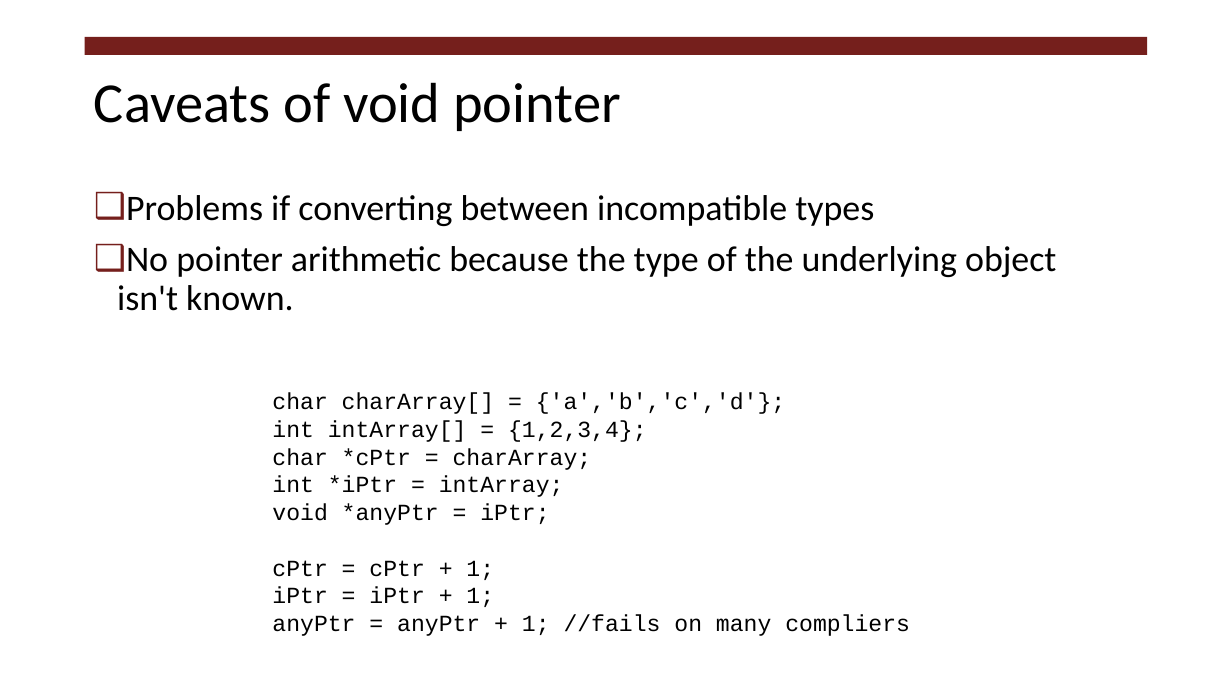
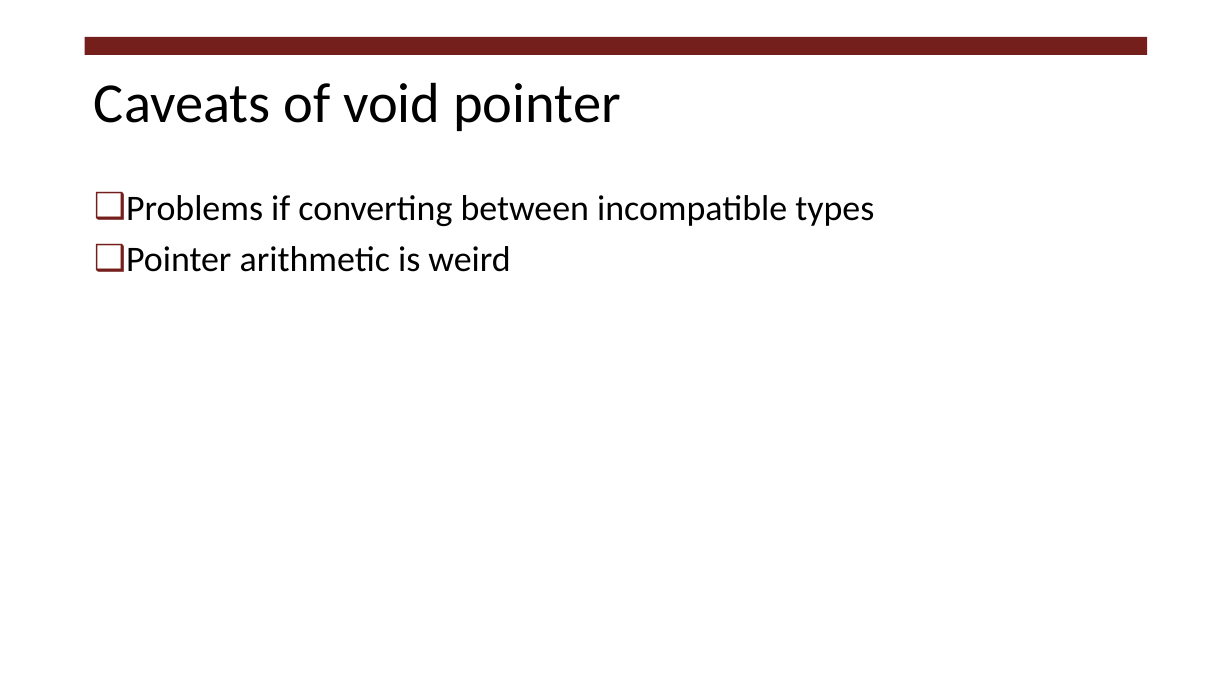
Before and after one commit to RHIT-CSSE/csse332, a slide deck: slide 6 of ClassMaterials/C_Pointers/C_KeyConcepts.pptx. Drawn at 1232x693 pixels with LibreOffice and Linux fonts; fonts in the diff are those of the drawing. Boxes give left, top, right and bottom in pixels: in the first picture for what was removed or moved away, otherwise in the second. Text is boxed around its words. In the diff, an @@ line names an element or a change of style, - is before the commit and + after.

```diff
--- a/ClassMaterials/C_Pointers/C_KeyConcepts.pptx
+++ b/ClassMaterials/C_Pointers/C_KeyConcepts.pptx
@@ text at bbox=[126, 246, 510, 272]: text changed @@
-❑ No pointer arithmetic because the type of the underlying object isn't known.
+❑ Pointer arithmetic is weird
@@ text removed at bbox=[272, 393, 910, 636] @@
-char charArray[] = {'a','b','c','d'};
-int intArray[] = {1,2,3,4};
-char *cPtr = charArray;
-int *iPtr = intArray;
-void *anyPtr = iPtr;
-cPtr = cPtr + 1;
-iPtr = iPtr + 1;
-anyPtr = anyPtr + 1; //fails on many compliers
```
Also in this commit, not shown: 6 other slides changed, 1 slide added.
